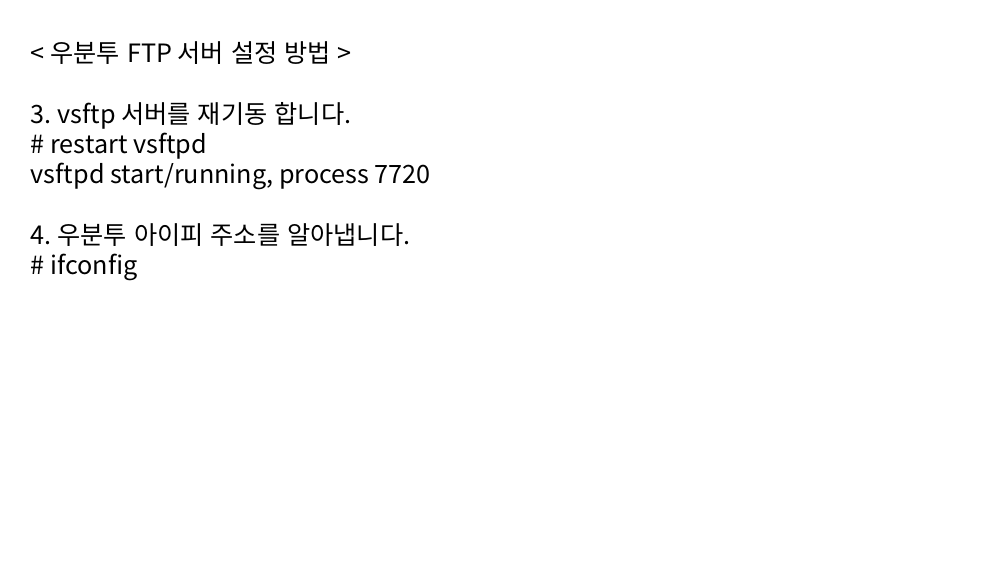
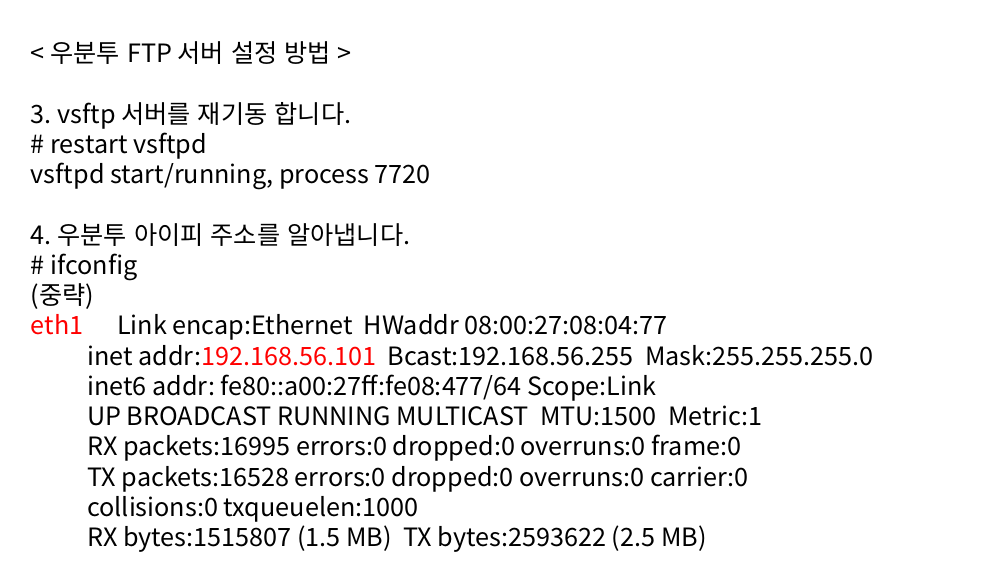
Before and after one commit to beila/ndkclass, a slide deck: slide 38 of lecturer/20150601.pptx. Drawn at 1008x567 pixels with LibreOffice and Linux fonts; fonts in the diff are those of the drawing. Boxes give left, top, right and bottom in pixels: in the first picture for what was removed or moved away, otherwise in the second. Text is boxed around its words. In the diff, an @@ line names an element or a change of style, - is before the commit and + after.

```diff
--- a/lecturer/20150601.pptx
+++ b/lecturer/20150601.pptx
@@ text at (x1=31, y1=283, x2=874, y2=552): paragraphs added @@
+(중략)
+eth1 Link encap:Ethernet HWaddr 08:00:27:08:04:77
+inet addr:192.168.56.101 Bcast:192.168.56.255 Mask:255.255.255.0
+inet6 addr: fe80::a00:27ff:fe08:477/64 Scope:Link
+UP BROADCAST RUNNING MULTICAST MTU:1500 Metric:1
+RX packets:16995 errors:0 dropped:0 overruns:0 frame:0
+TX packets:16528 errors:0 dropped:0 overruns:0 carrier:0
+collisions:0 txqueuelen:1000
+RX bytes:1515807 (1.5 MB) TX bytes:2593622 (2.5 MB)
```
Also in this commit, not shown: 1 slide added, 8 other files.
